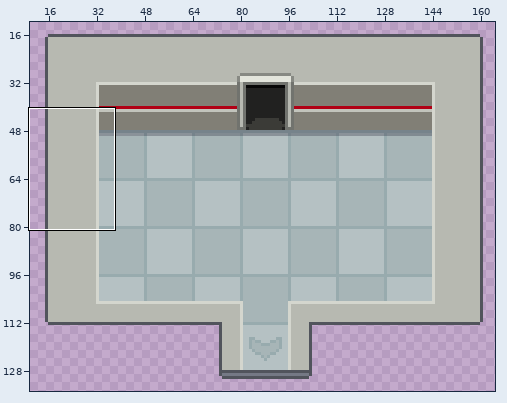
Sprite sheet: images/maps/O2Lower.png. The first picture is a wide view before the edit; the outline marks the close-up.
Close-up. Before the commit:
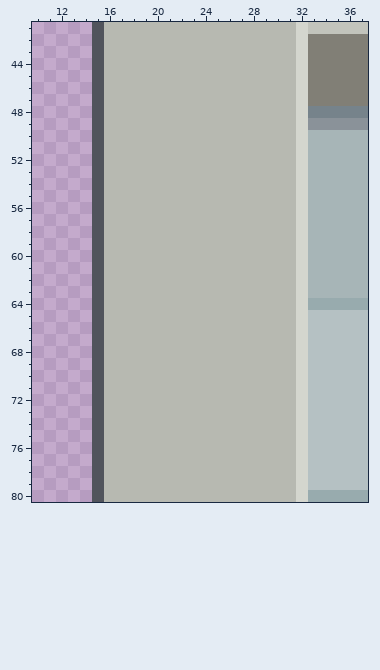
The file is 176x144 pixels. Colours within 5 levels of each other are drawn and written as one. Shown: x 10..37, y 41..80. The wide view leaves out empty margins.
After:
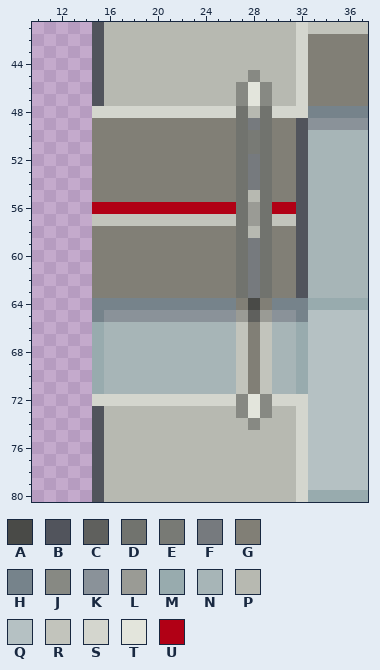
Palette (. is transparent): A #494a47  B #51545c  C #5f605d  D #71736e  E #787a75  F #767a7e  G #817f76  H #76838b  J #878983  K #8a9299  L #9a9b95  M #98abae  N #a7b5b7  P #b7b9b1  Q #b5c1c3  R #c2c4bc  S #d4d6ce  T #e3e5dc  U #b10015
Diff:
Colour A replaces colour P in row 64 at x 28.
Colour B replaces colour S in rows 49 to 63 at x 32.
Colour C replaces colour P in row 65 at x 28.
Colour D replaces colour P in rows 48 to 63 at x 27 and 29.
Colour E replaces colour P in rows 50 to 51 at x 28.
Colour F replaces colour P in row 49 at x 28; in rows 52 to 54 at x 28; in rows 59 to 63 at x 28.
Colour G replaces colour B in rows 49 to 55 at x 15; in rows 58 to 63 at x 15.
Colour G replaces colour P in rows 49 to 55 at x 16 to 26 and 30 to 31; in rows 58 to 63 at x 16 to 26 and 30 to 31; in row 64 at x 27 and 29; in rows 66 to 71 at x 28.
Colour H replaces colour B in rows 64 to 65 at x 15.
Colour H replaces colour P in row 64 at x 16 to 26 and 30 to 31.
Colour H replaces colour S in rows 64 to 65 at x 32.
Colour J replaces colour P in row 45 at x 28; in rows 46 to 47 at x 27 and 29; in rows 72 to 73 at x 27 and 29; in row 74 at x 28.
Colour K replaces colour P in row 65 at x 16 to 26 and 30 to 31.
Colour L replaces colour P in rows 56 to 57 at x 28; in row 65 at x 27 and 29.
Colour M replaces colour B in rows 66 to 71 at x 15.
Colour M replaces colour S in rows 66 to 71 at x 32.
Colour N replaces colour P in rows 66 to 71 at x 16 to 26 and 30 to 31.
Colour R replaces colour B in row 57 at x 15.
Colour R replaces colour P in row 57 at x 16 to 26 and 30 to 31; in rows 66 to 71 at x 27 and 29.
Colour S replaces colour B in row 48 at x 15; in row 72 at x 15.
Colour S replaces colour P in row 48 at x 16 to 26 and 30 to 31; in row 72 at x 16 to 26 and 30 to 31.
Colour T replaces colour P in rows 46 to 47 at x 28; in rows 72 to 73 at x 28.
Colour U replaces colour B in row 56 at x 15.
Colour U replaces colour P in row 56 at x 16 to 26 and 30 to 31.
Where, in picture pixels (left, top, right, bottom), the same in both close-ups:
changed: (92, 70, 308, 430)
